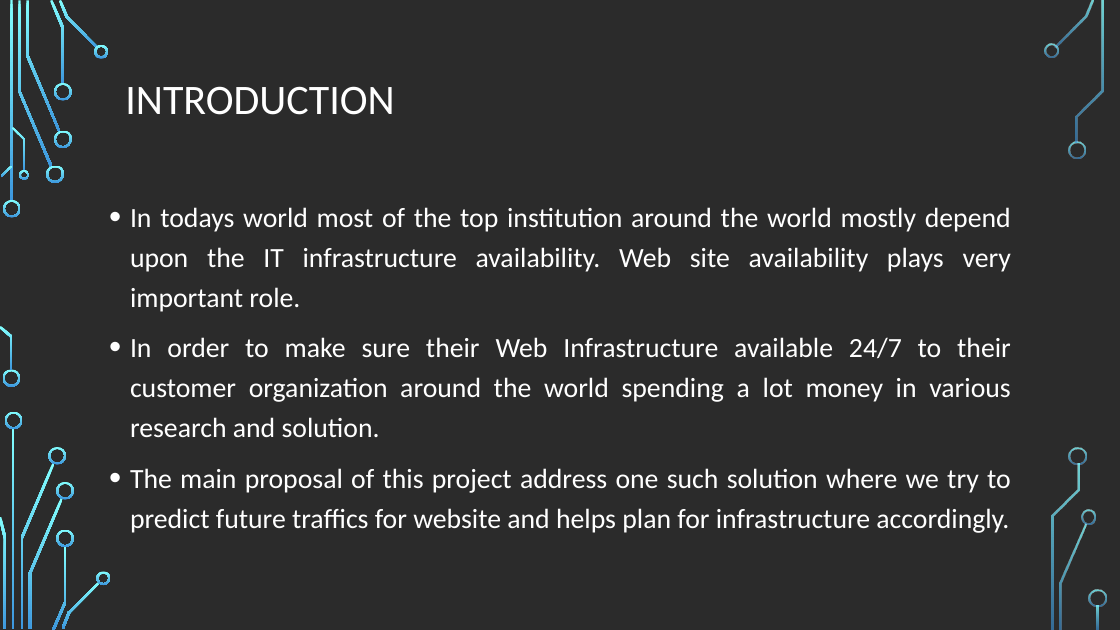
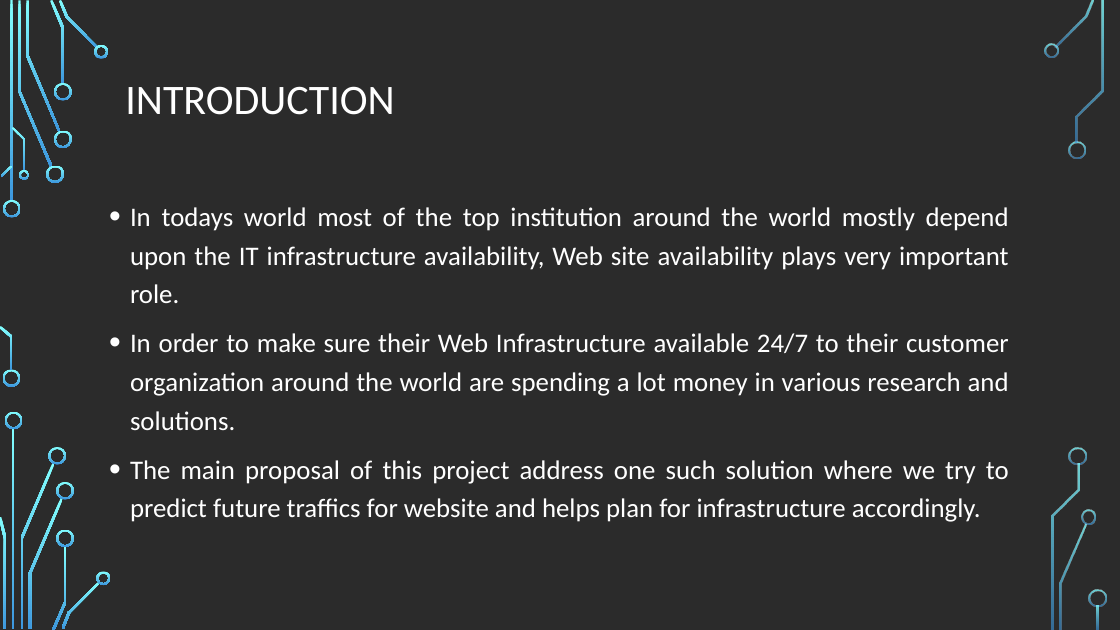
Before and after one commit to SnehaMishra28/Python-DeepLearning_Fall2018, a slide deck: slide 2 of Project/Document/WebTrafficPrediction_PythonDeepLearning.pptx. Drawn at 1120x630 pixels with LibreOffice and Linux fonts; fonts in the diff are those of the drawing; background and template pictures are left out; a plain dark background stands for a picture behind light text. Boxes give left, top, right and bottom in pixels: in the first picture for what was removed or moved away, otherwise in the second. Text is boxed around its words. In the diff, an @@ line names an element or a change of style, - is before the commit and + after.

Commit message:
project proposal

```diff
--- a/Project/Document/WebTrafficPrediction_PythonDeepLearning.pptx
+++ b/Project/Document/WebTrafficPrediction_PythonDeepLearning.pptx
@@ text at [130, 207, 1009, 430]: text changed; size 23.8 to 23 pt @@
-• In todays world most of the top institution around the world mostly depend upon the IT infrastructure availability. Web site availability plays very important role.
-• In order to make sure their Web Infrastructure available 24/7 to their customer organization around the world spending a lot money in various research and solution.
+• In todays world most of the top institution around the world mostly depend upon the IT infrastructure availability, Web site availability plays very important role.
+• In order to make sure their Web Infrastructure available 24/7 to their customer organization around the world are spending a lot money in various research and solutions.
@@ text at [130, 460, 1009, 522]: size 23.8 to 23 pt in "The main proposal of this project address ..." @@
```
Also in this commit, not shown: 4 other slides changed, 2 other files.
